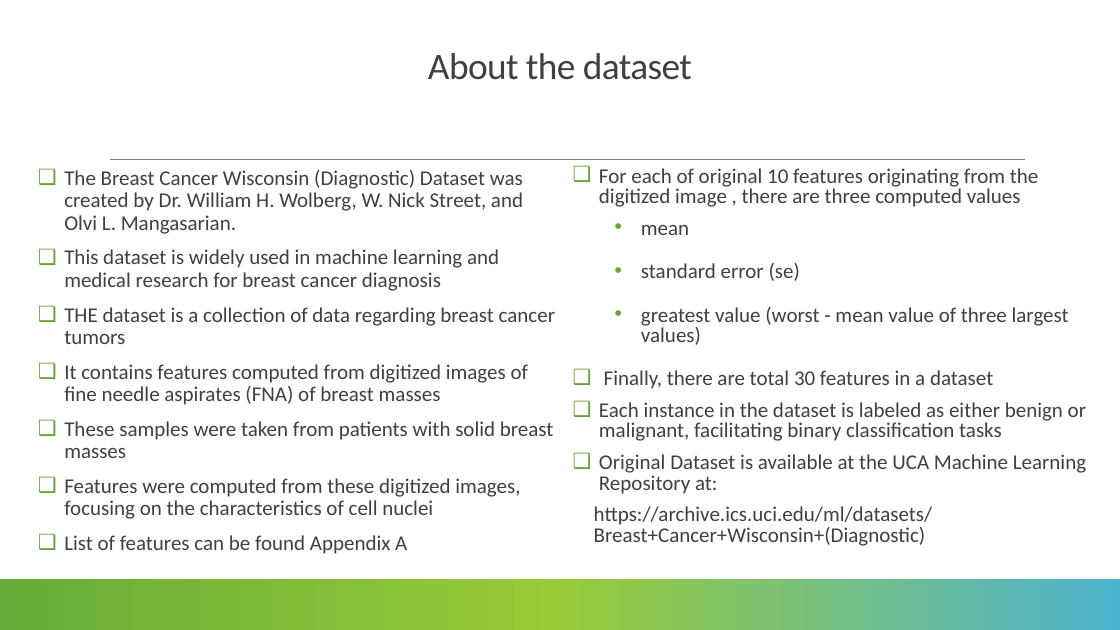
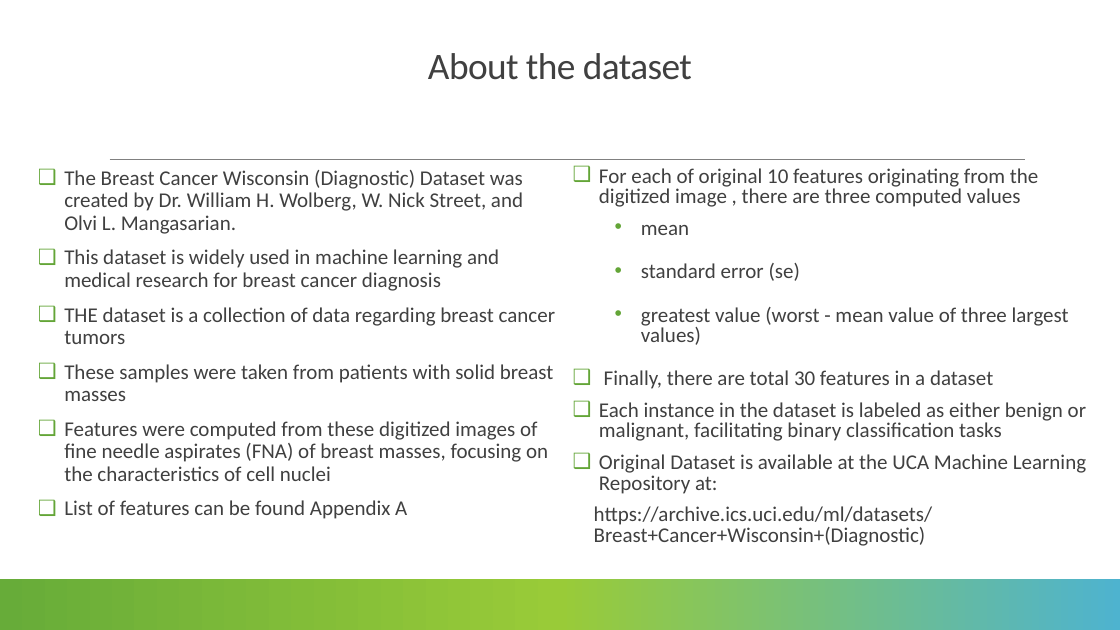
Before and after one commit to lmanov1/CancerPrediction, a slide deck: slide 4 of PROJECT_PRESENTATION.pptx. Drawn at 1120x630 pixels with LibreOffice and Linux fonts; fonts in the diff are those of the drawing. Boxes give left, top, right and bottom in pixels: in the first picture for what was removed or moved away, otherwise in the second. Text is boxed around its words. In the diff, an @@ line names an element or a change of style, - is before the commit and + after.

```diff
--- a/PROJECT_PRESENTATION.pptx
+++ b/PROJECT_PRESENTATION.pptx
@@ text at (x1=64, y1=364, x2=528, y2=405): paragraph removed @@
-❑ It contains features computed from digitized images of fine needle aspirates (FNA) of breast masses
@@ text at (x1=64, y1=421, x2=548, y2=481): text changed @@
-❑ Features were computed from these digitized images, focusing on the characteristics of cell nuclei
+❑ Features were computed from these digitized images of fine needle aspirates (FNA) of breast masses, focusing on the characteristics of cell nuclei
```
Also in this commit, not shown: 9 other slides changed, 2 slides added, 2 other files.
